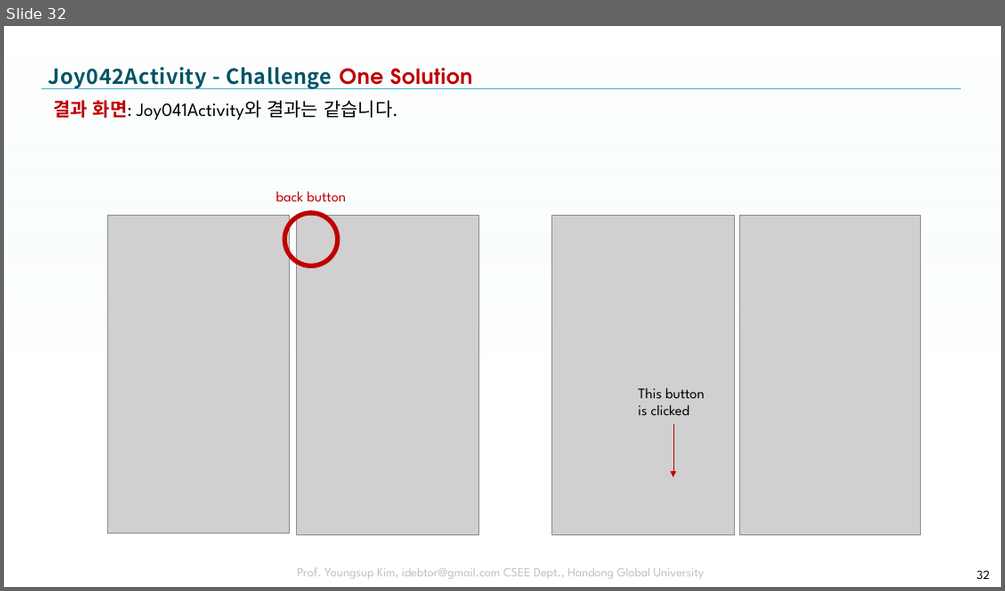
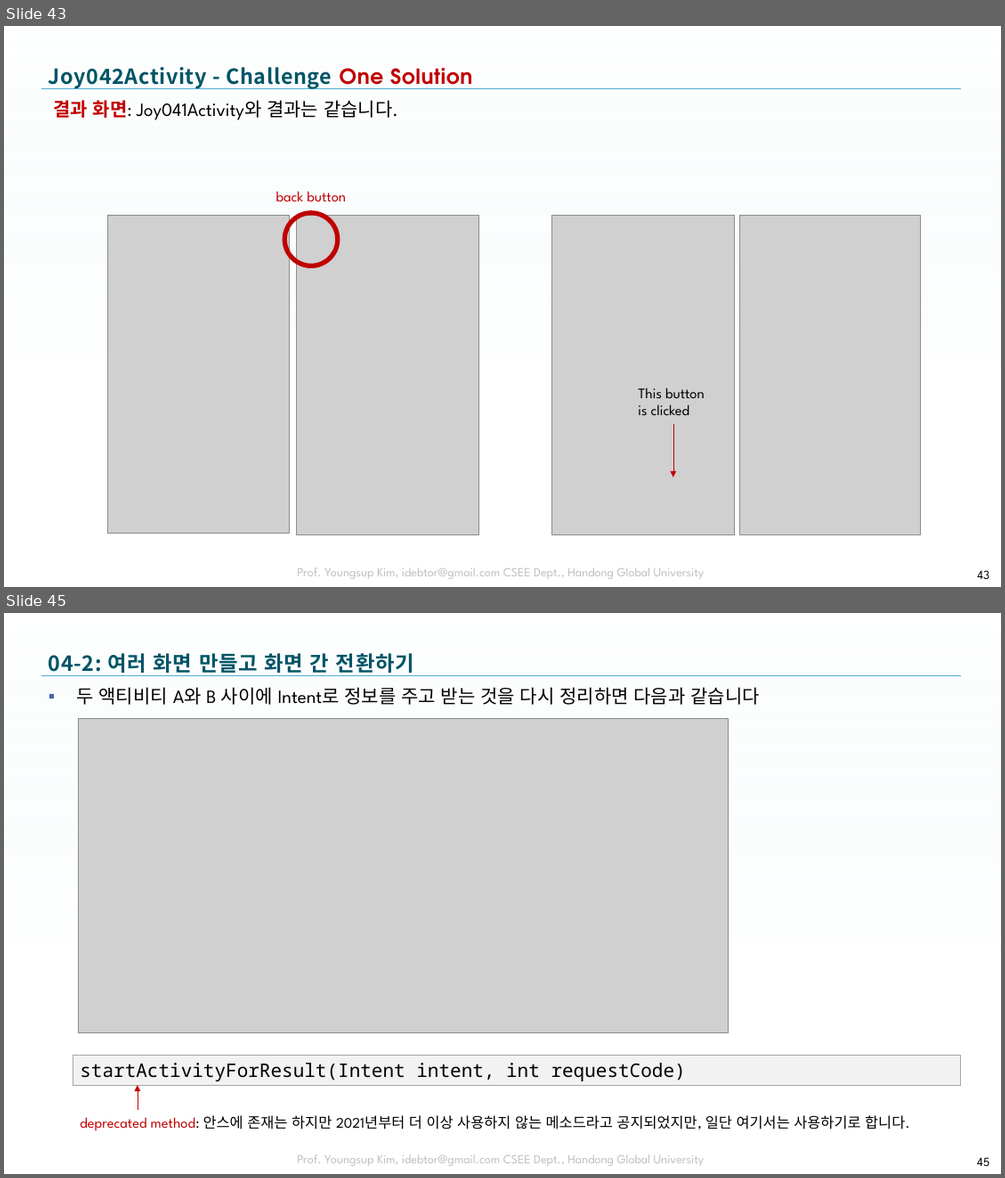
Before and after one commit to tae7841/HuStarAS, a slide deck: ppts/04Activity.pptx. Shown one above the other, each under a label of ours: slide 32 before the commit, slides 43 and 45 after it; the slides between them are not shown. The pictures are 1005x591 and 1005x1178 pixels, drawn with LibreOffice and Linux fonts; fonts in the diff are those of the drawing; grey boxes stand for pictures; background and template pictures are left out. Boxes give left, top, right and bottom in pixels: in the first picture for what was removed or moved away, otherwise in the second. Text is boxed around its words. In the diff, an @@ line names an element or a change of style, - is before the commit and + after.

```diff
--- a/ppts/04Activity.pptx
+++ b/ppts/04Activity.pptx
@@ slide 45 added at [4, 613, 1001, 1174], background picture (left out); not listed: 3 template elements that a slide beside it also shows @@
@@ title added at [48, 653, 414, 676], 20 pt, text gradient #005466 to #005061 to #003E4B, bold @@
+04-2: 여러 화면 만들고 화면 간 전환하기
@@ text added at [76, 687, 759, 705], 18 pt, text #000000 @@
+▪ 두 액티비티 A와 B 사이에 Intent로 정보를 주고 받는 것을 다시 정리하면 다음과 같습니다
@@ picture added at [79, 718, 728, 1032] @@
@@ rectangle added at [73, 1055, 961, 1085], fill #F2F2F2, outline #A6A6A6 0.75 pt, 18 pt, text #000000 @@
+startActivityForResult(Intent intent, int requestCode)
@@ arrow added from (138, 1110) to (138, 1085), #C00000 0.25 pt @@
@@ text added at [80, 1115, 910, 1131], 14 pt, text #000000 @@
+deprecated method: 안스에 존재는 하지만 2021년부터 더 이상 사용하지 않는 메소드라고 공지되었지만, 일단 여기서는 사용하기로 합니다.
@@ page number added at [977, 1157, 989, 1166], 12 pt, text #000000 @@
+45
@@ what was slide 32 is now slide 43 @@
@@ page number at [977, 570, 989, 579]: text changed @@
-32
+43
```
Also in this commit, not shown: 12 slides changed, 11 other slides added.
